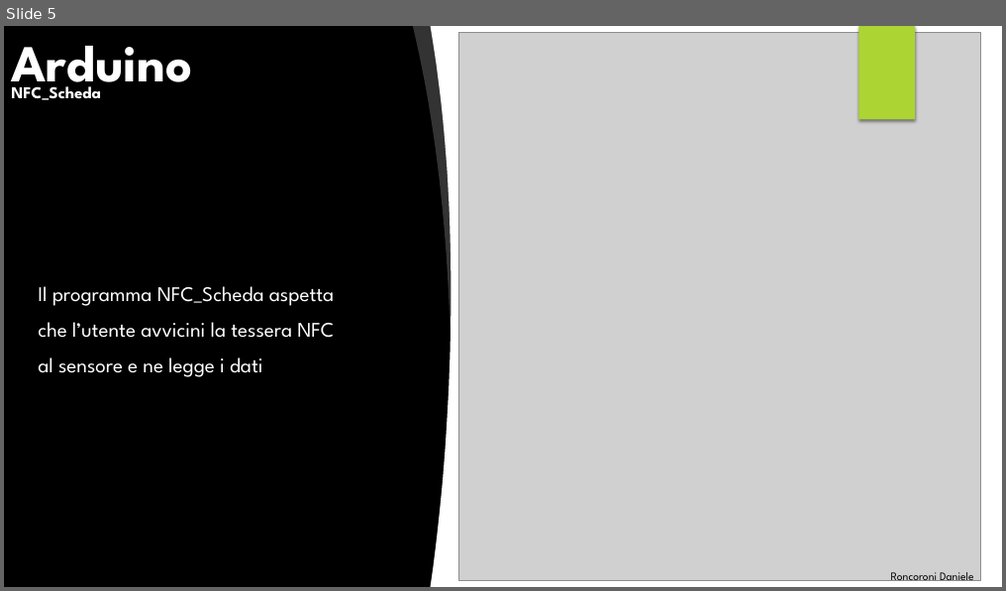
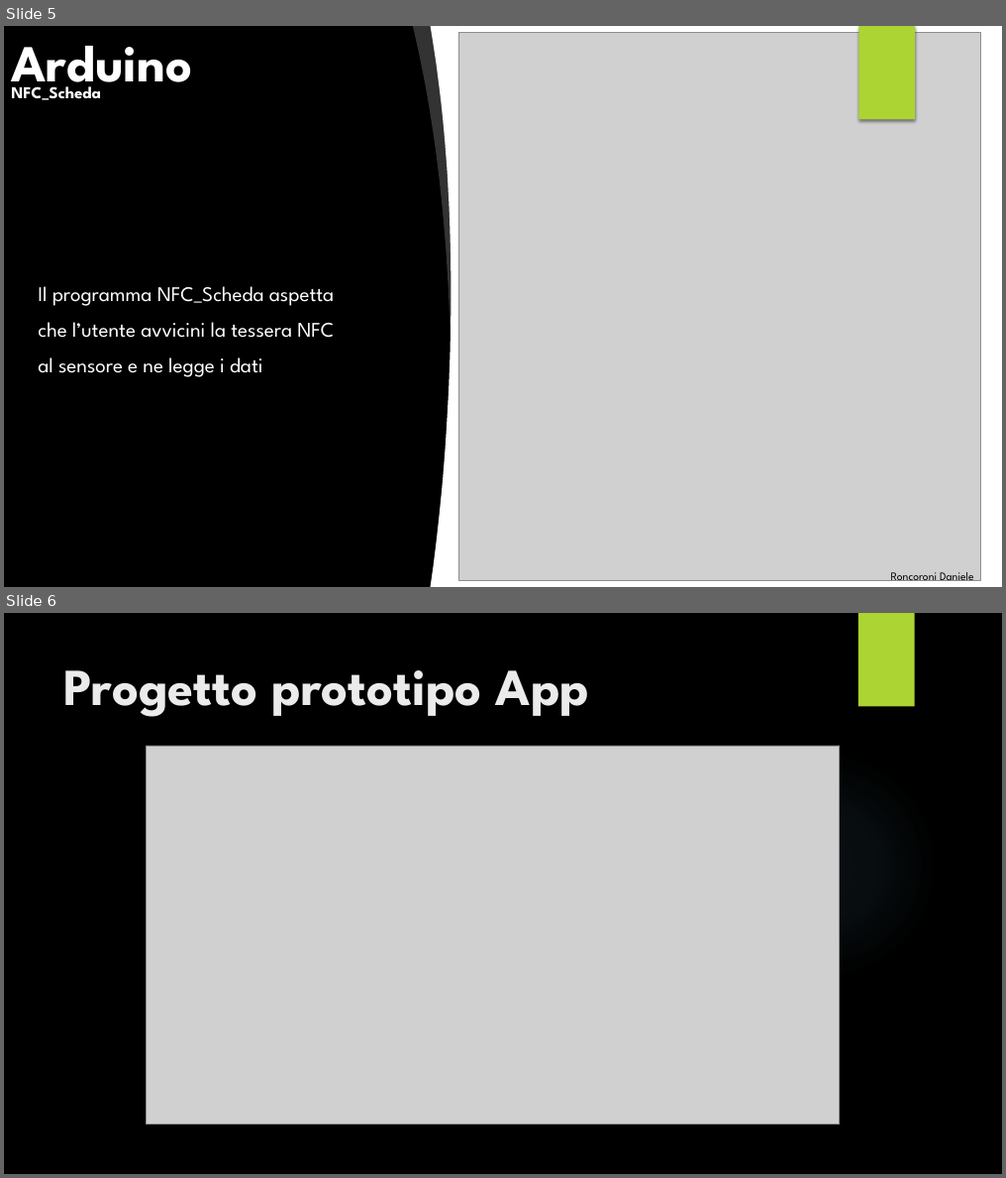
Before and after one commit to DanieleRonco/ProgettoJAItalia, a slide deck: Esposizione/Presentazione PPT.pptx. Shown one above the other, each under a label of ours: slide 5 before the commit, slides 5 and 6 after it. The pictures are 1006x591 and 1006x1178 pixels, drawn with LibreOffice and Linux fonts; fonts in the diff are those of the drawing; grey boxes stand for pictures; background and template pictures are left out. Boxes give left, top, right and bottom in pixels: in the first picture for what was removed or moved away, otherwise in the second. Text is boxed around its words. In the diff, an @@ line names an element or a change of style, - is before the commit and + after.

Commit message:
Implementate 4 slide per la presentazione Power Point riguardanti il prototipo App e le sue funzionalità

```diff
--- a/Esposizione/Presentazione PPT.pptx
+++ b/Esposizione/Presentazione PPT.pptx
@@ slide 6 added at (4,613,1002,1174), background picture (left out); not listed: 1 template element that a slide beside it also shows @@
@@ title added at (64,670,590,717), 50 pt, text #EBEBEB, bold @@
+Progetto prototipo App
@@ picture added at (147,746,840,1124) @@
@@ ellipse added at (709,750,939,980), fill gradient #7AC4F0 @@
```
Also in this commit, not shown: 3 other slides added, 3 other files.
